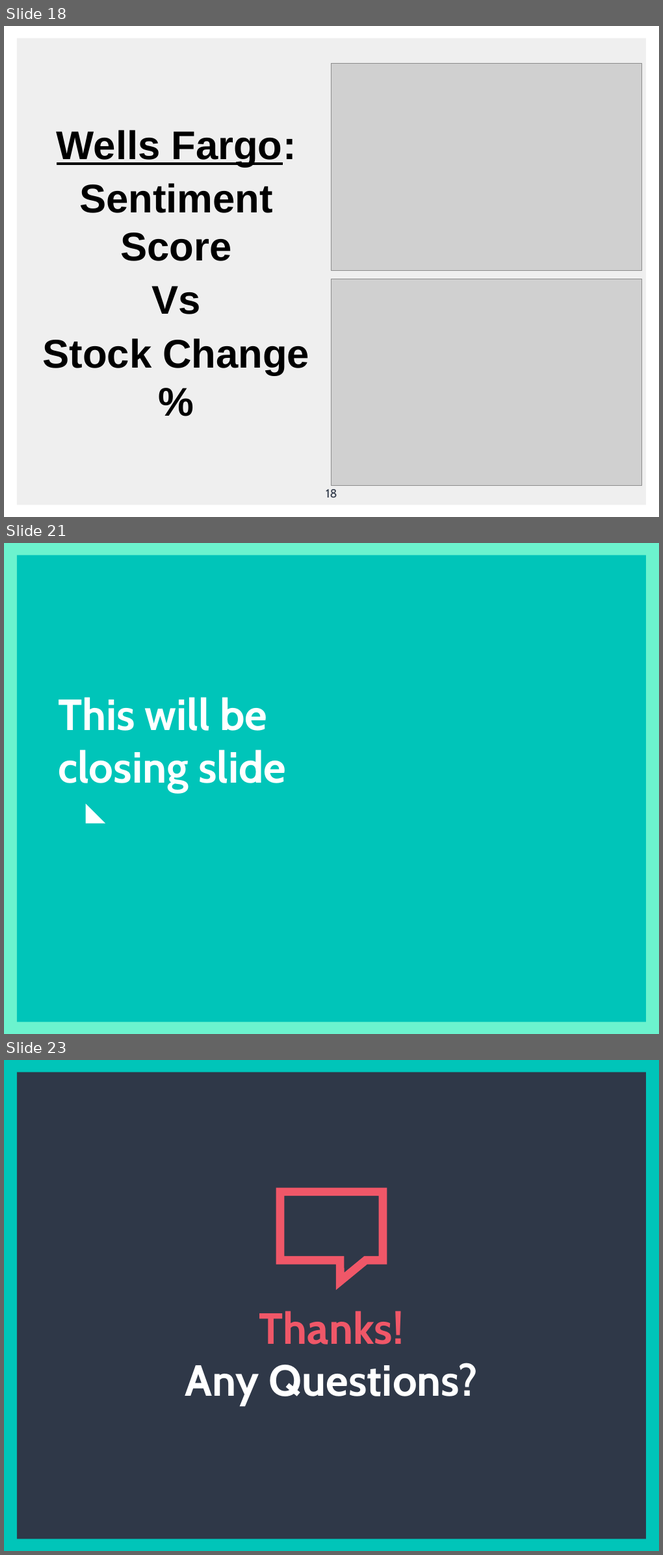
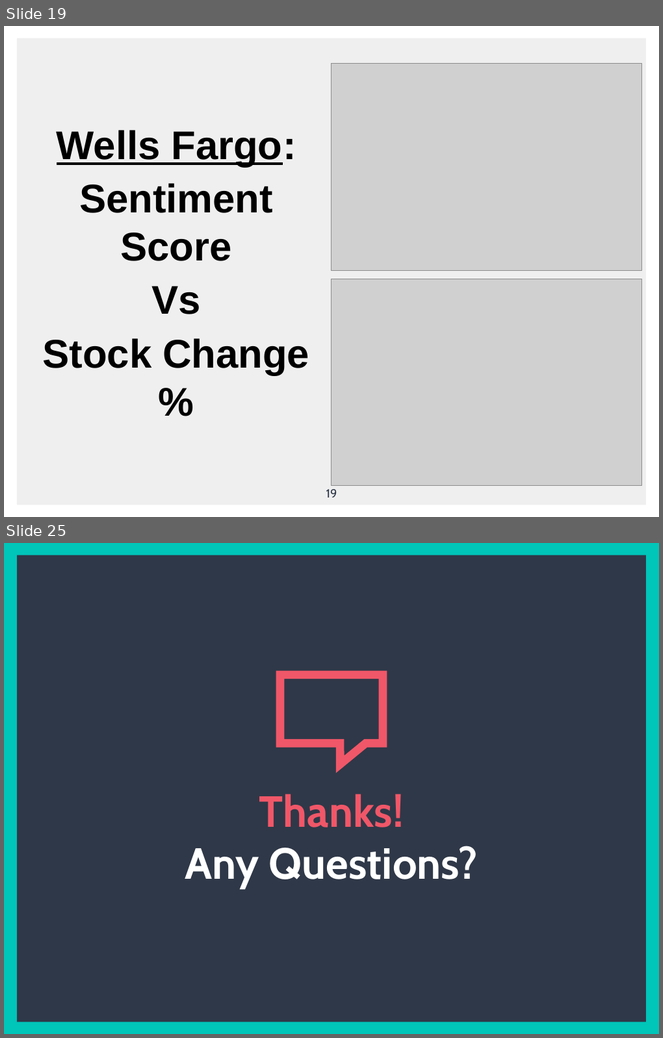
Before and after one commit to jsialcalde/news_project, a slide deck: News Project Presentation.pptx. Shown one above the other, each under a label of ours: slides 18, 21 and 23 before the commit, slides 19 and 25 after it; the slides between them are not shown. The pictures are 663x1555 and 663x1038 pixels, drawn with LibreOffice and Linux fonts; fonts in the diff are those of the drawing; grey boxes stand for pictures. Boxes give left, top, right and bottom in pixels: in the first picture for what was removed or moved away, otherwise in the second. Text is boxed around its words. In the diff, an @@ line names an element or a change of style, - is before the commit and + after.

```diff
--- a/News Project Presentation.pptx
+++ b/News Project Presentation.pptx
@@ slide 21 removed at bbox=[4, 543, 659, 1034], background #6CF3CE @@
@@ rectangle removed at bbox=[17, 555, 646, 1022] @@
@@ title removed at bbox=[58, 697, 286, 793] @@
-This will be closing slide
@@ right triangle removed at bbox=[86, 804, 105, 823] @@
@@ what was slide 18 is now slide 19 @@
@@ page number at bbox=[326, 489, 337, 498]: text changed @@
-18
+19
@@ what was slide 23 is now slide 25 @@
```
Also in this commit, not shown: 2 slides changed, 7 slides added, 4 other slides removed.
